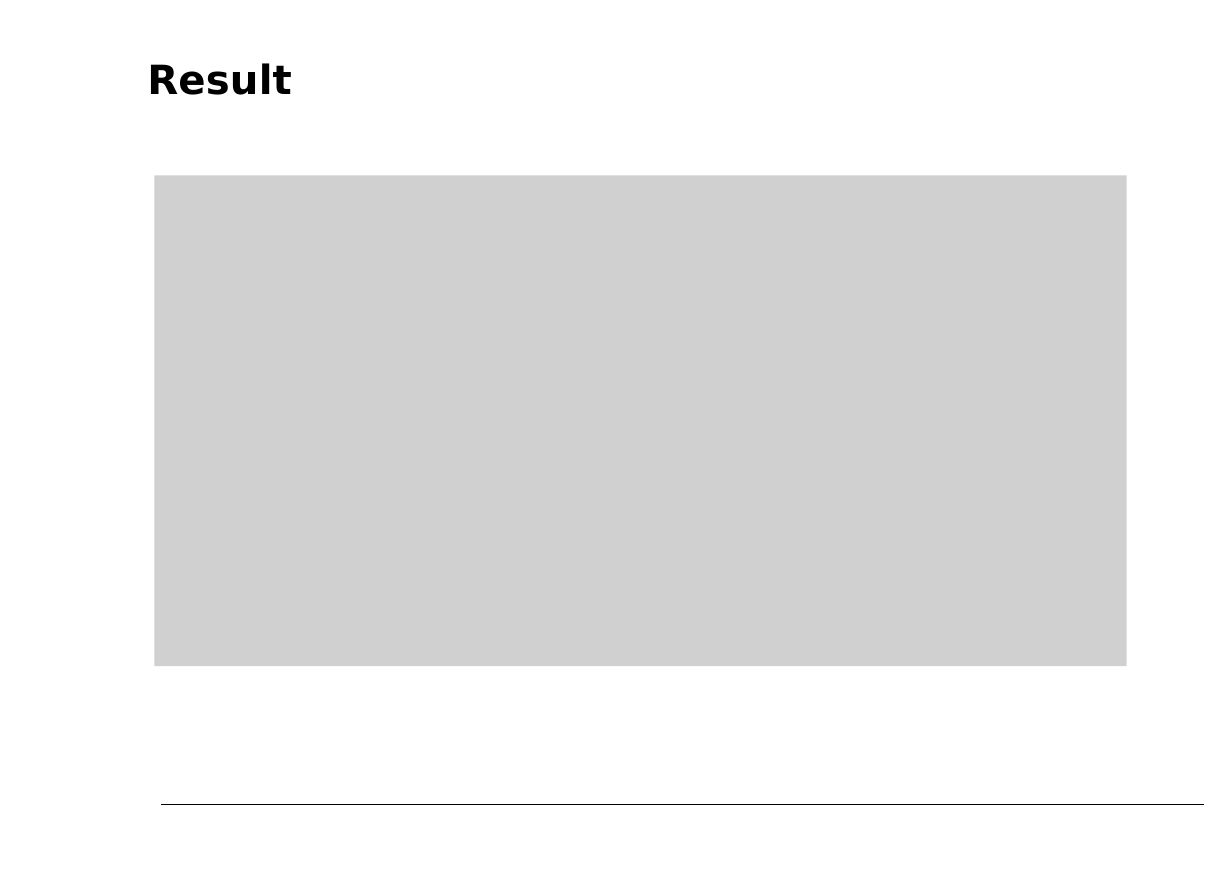
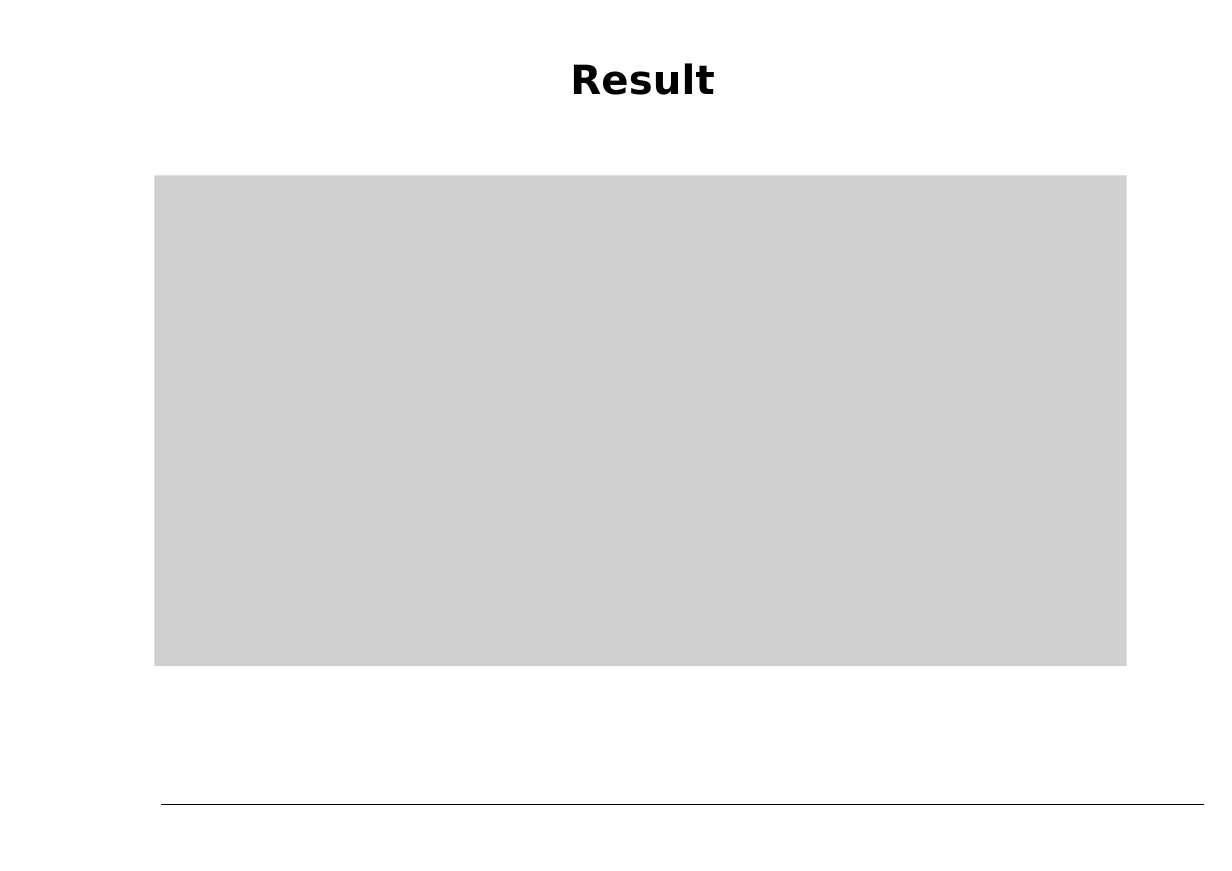
Before and after one commit to petereijgermans11/workshop-angular10, a slide deck: slide 28 of PPT/04- Angular Component Tree.pptx. Drawn at 1232x871 pixels with LibreOffice and Linux fonts; fonts in the diff are those of the drawing; grey boxes stand for pictures. Boxes give left, top, right and bottom in pixels: in the first picture for what was removed or moved away, otherwise in the second. Text is boxed around its words. In the diff, an @@ line names an element or a change of style, - is before the commit and + after.

```diff
--- a/PPT/04- Angular Component Tree.pptx
+++ b/PPT/04- Angular Component Tree.pptx
@@ title "Result" at bbox=[570, 63, 715, 95]: alignment left to centre @@
```
Also in this commit, not shown: 8 other slides changed, 1 slide added, 8 other files.
